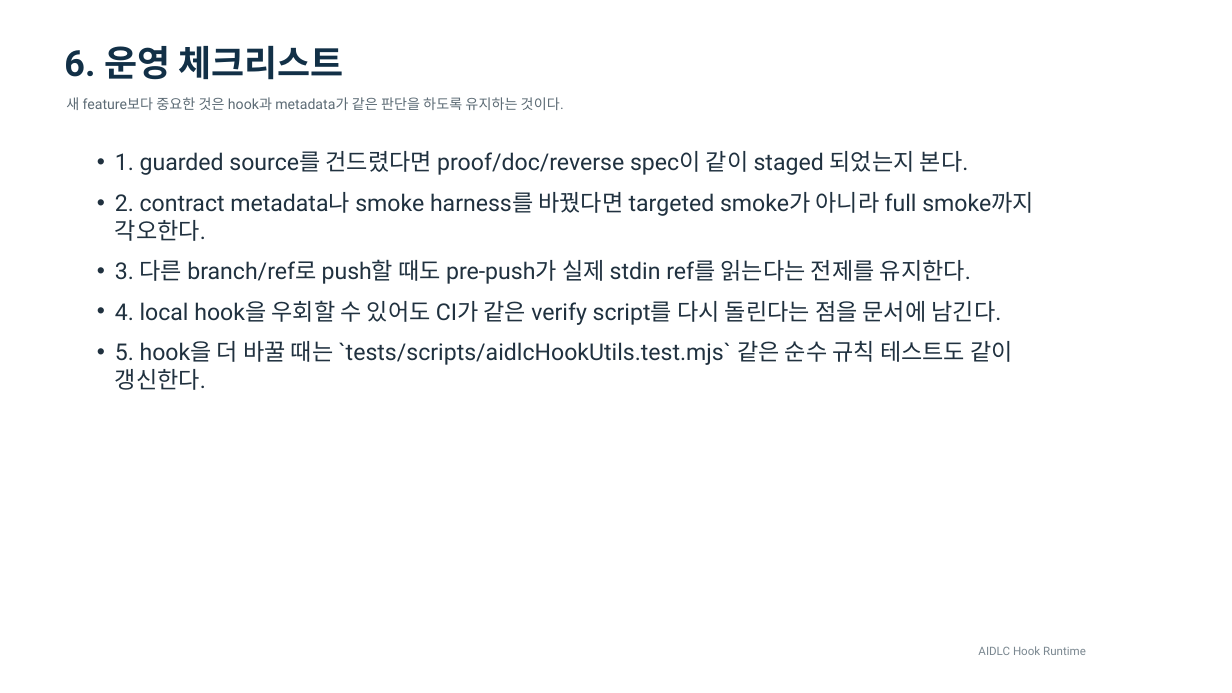
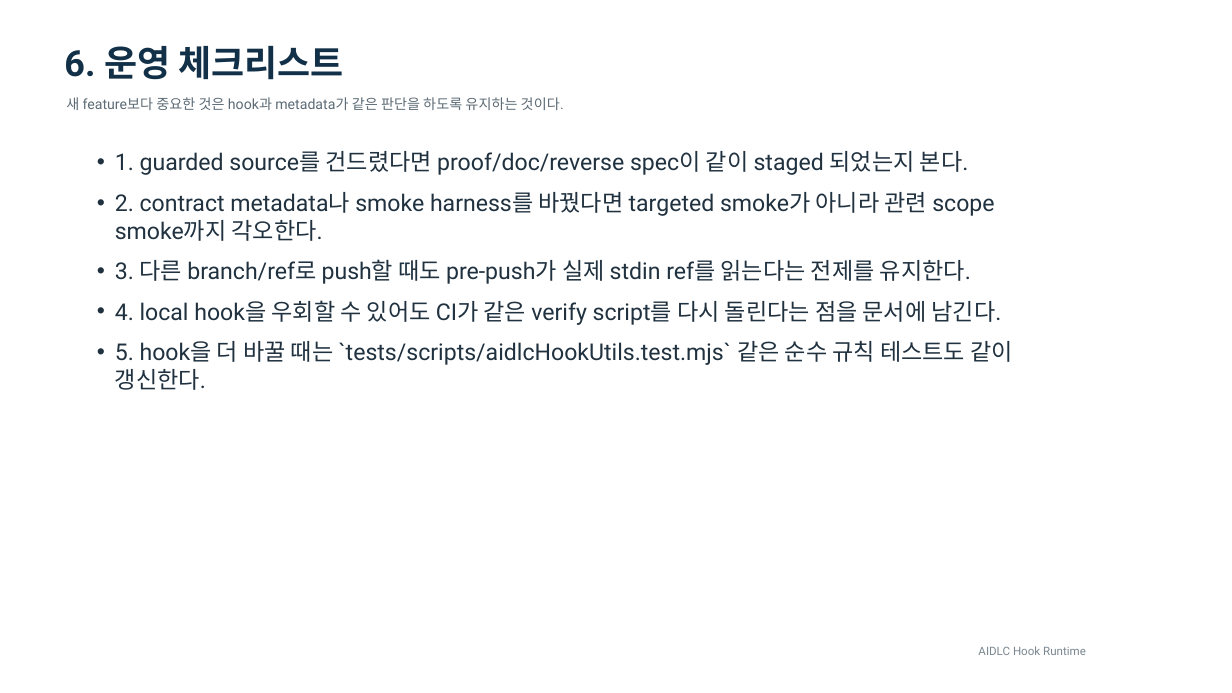
Before and after one commit to hosooregai-netizen/saftysite, a slide deck: slide 7 of docs/guardrails/aidlc-hooks-overview.pptx. Drawn at 1232x693 pixels with LibreOffice and Linux fonts; fonts in the diff are those of the drawing. Boxes give left, top, right and bottom in pixels: in the first picture for what was removed or moved away, otherwise in the second. Text is boxed around its words. In the diff, an @@ line names an element or a change of style, - is before the commit and + after.

Commit message:
Tighten smoke fallback scopes and refresh admin analytics smoke

```diff
--- a/docs/guardrails/aidlc-hooks-overview.pptx
+++ b/docs/guardrails/aidlc-hooks-overview.pptx
@@ text at box(115, 192, 994, 241): text changed @@
-• 2. contract metadata나 smoke harness를 바꿨다면 targeted smoke가 아니라 full smoke까지 각오한다.
+• 2. contract metadata나 smoke harness를 바꿨다면 targeted smoke가 아니라 관련 scope smoke까지 각오한다.
```
Also in this commit, not shown: 4 other slides changed, 8 other files.
